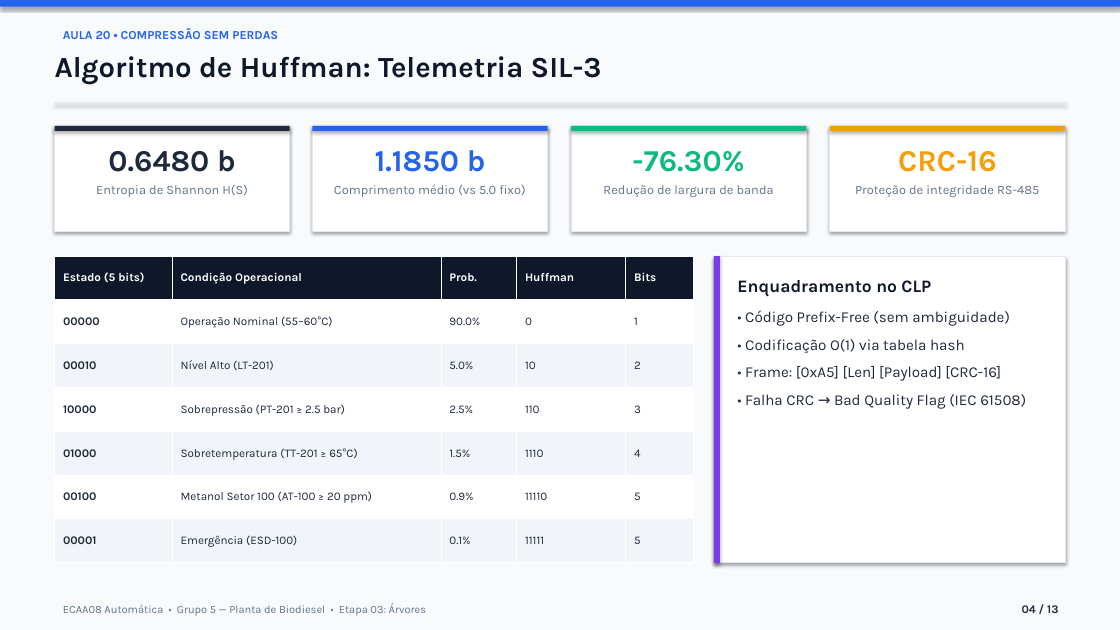
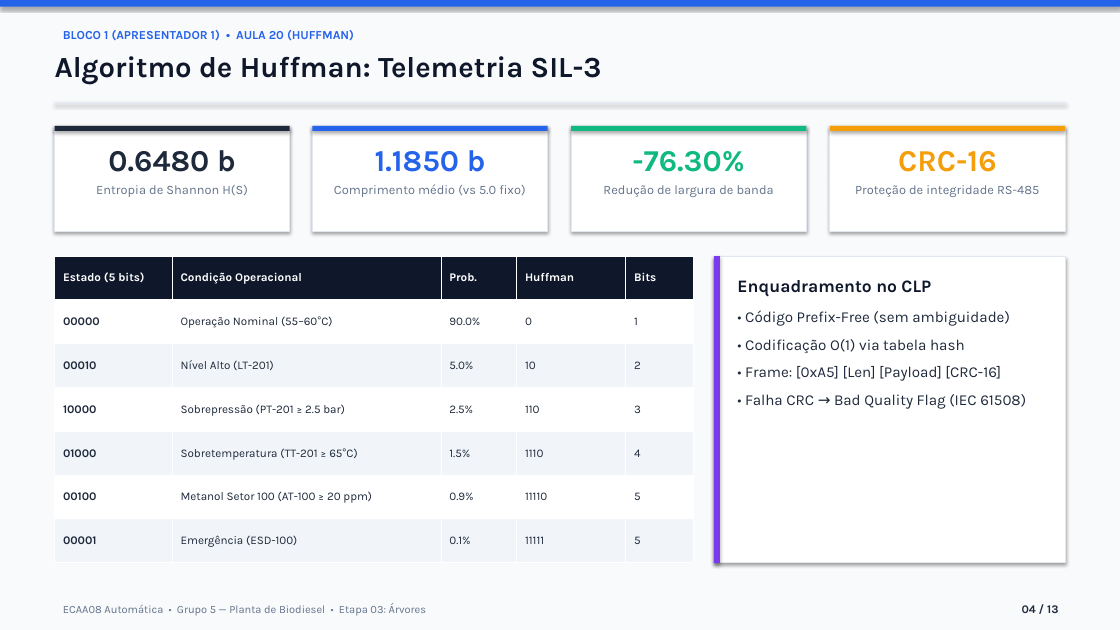
Before and after one commit to igorfantucci/Aula-Automatica---GRUPO-5, a slide deck: slide 4 of etapa-03-arvores/apresentacao_etapa_03.pptx. Drawn at 1120x630 pixels with LibreOffice and Linux fonts; fonts in the diff are those of the drawing. Boxes give left, top, right and bottom in pixels: in the first picture for what was removed or moved away, otherwise in the second. Text is boxed around its words. In the diff, an @@ line names an element or a change of style, - is before the commit and + after.

```diff
--- a/etapa-03-arvores/apresentacao_etapa_03.pptx
+++ b/etapa-03-arvores/apresentacao_etapa_03.pptx
@@ text at [63, 30, 354, 41]: text changed @@
-AULA 20 • COMPRESSÃO SEM PERDAS
+BLOCO 1 (APRESENTADOR 1) • AULA 20 (HUFFMAN)
```
Also in this commit, not shown: 11 other slides changed, 1 slide added, 1 slide removed, 4 other files.
